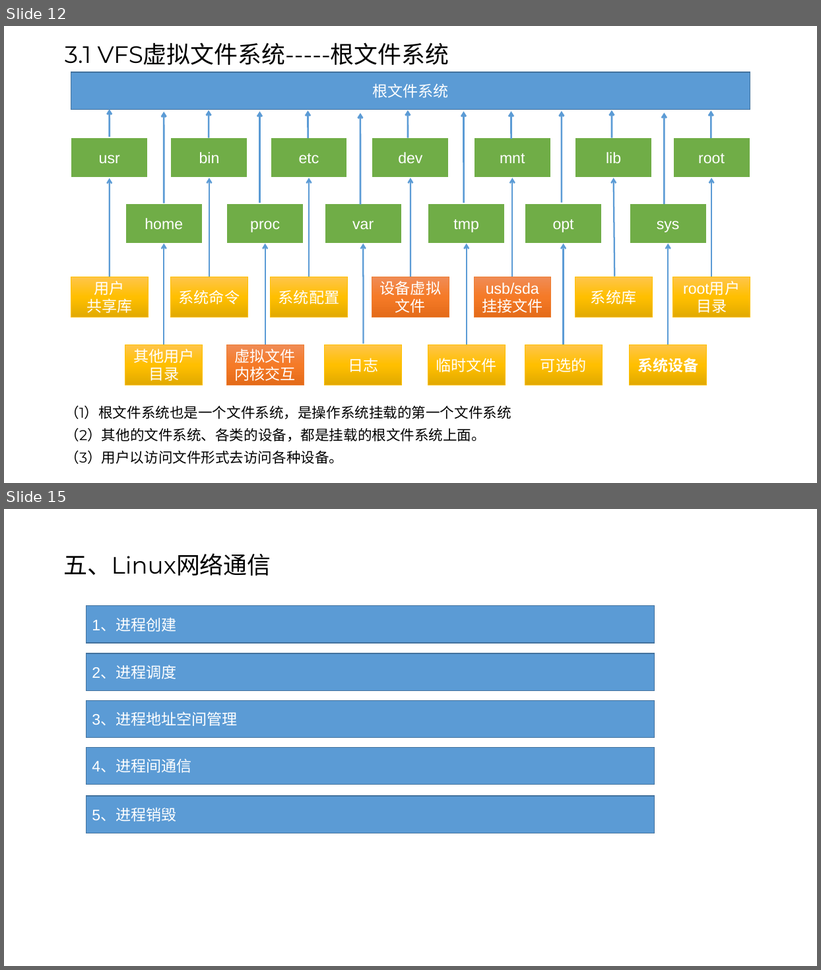
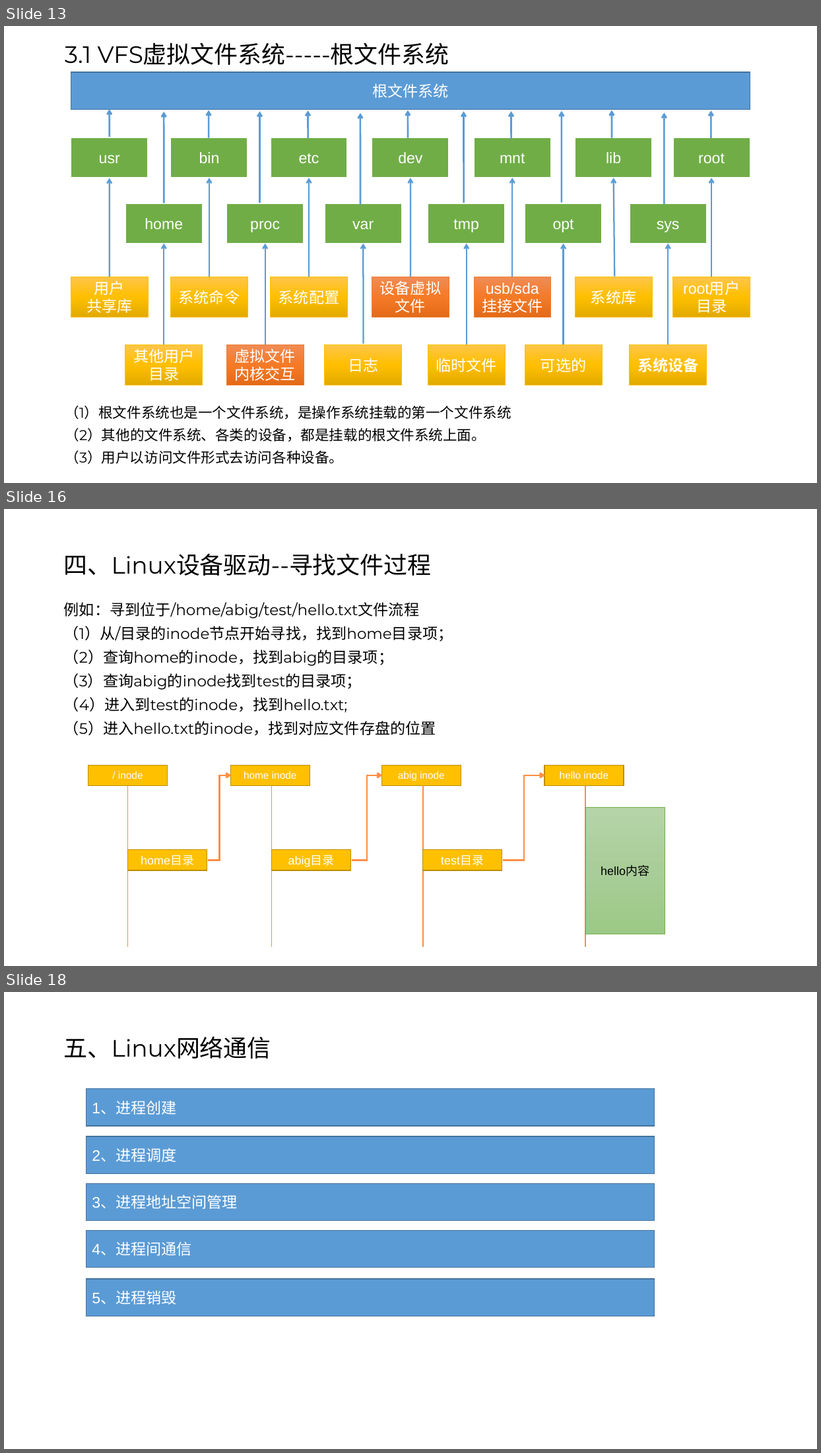
Before and after one commit to Abiggg/Note, a slide deck: note_of_linux/linux.pptx. Shown one above the other, each under a label of ours: slides 12 and 15 before the commit, slides 13, 16 and 18 after it; the slides between them are not shown. The pictures are 821x970 and 821x1453 pixels, drawn with LibreOffice and Linux fonts; fonts in the diff are those of the drawing. Boxes give left, top, right and bottom in pixels: in the first picture for what was removed or moved away, otherwise in the second. Text is boxed around its words. In the diff, an @@ line names an element or a change of style, - is before the commit and + after.

```diff
--- a/note_of_linux/linux.pptx
+++ b/note_of_linux/linux.pptx
@@ slide 16 added at <box>4,509,817,966</box>, background #FFFFFF @@
@@ title added at <box>64,553,431,576</box>, 28 pt, text #000000 @@
+四、Linux设备驱动--寻找文件过程
@@ text added at <box>64,602,453,736</box>, 18 pt, text #000000 @@
+例如：寻到位于/home/abig/test/hello.txt文件流程
+（1）从/目录的inode节点开始寻找，找到home目录项；
+（2）查询home的inode，找到abig的目录项；
+（3）查询abig的inode找到test的目录项；
+（4）进入到test的inode，找到hello.txt;
+（5）进入hello.txt的inode，找到对应文件存盘的位置
@@ rectangle added at <box>88,765,168,786</box>, fill #FFC000, outline #BD8E00 1 pt, 12 pt, text #FFFFFF @@
+/ inode
@@ rectangle added at <box>231,765,310,786</box>, fill #FFC000, outline #BD8E00 1 pt, 12 pt, text #FFFFFF @@
+home inode
@@ rectangle added at <box>382,765,461,786</box>, fill #FFC000, outline #BD8E00 1 pt, 12 pt, text #FFFFFF @@
+abig inode
@@ rectangle added at <box>545,765,624,786</box>, fill #FFC000, outline #BD8E00 1 pt, 12 pt, text #FFFFFF @@
+hello inode
@@ elbow arrow added from (208, 860) to (232, 776), #FF8D41 2 pt @@
@@ elbow arrow added from (352, 860) to (383, 776), #FF8D41 2 pt @@
@@ elbow arrow added from (503, 860) to (545, 776), #FF8D41 2 pt @@
@@ line added from (128, 786) to (128, 947), #FF8D41 1.5 pt @@
@@ line added from (272, 786) to (272, 947), #FF8D41 1.5 pt @@
@@ line added from (423, 786) to (423, 947), #FF8D41 1.5 pt @@
@@ line added from (586, 786) to (586, 947), #FF8D41 1.5 pt @@
@@ rectangle added at <box>586,808,665,935</box>, fill gradient #B5D5A7 to #AACE9A to #9CC987, outline #70AD47 0.5 pt, 14 pt, text #000000 @@
+hello内容
@@ rectangle added at <box>128,850,207,871</box>, fill #FFC000, outline #BD8E00 1 pt, 14 pt, text #FFFFFF @@
+home目录
@@ rectangle added at <box>272,850,351,871</box>, fill #FFC000, outline #BD8E00 1 pt, 14 pt, text #FFFFFF @@
+abig目录
@@ rectangle added at <box>423,850,502,871</box>, fill #FFC000, outline #BD8E00 1 pt, 14 pt, text #FFFFFF @@
+test目录
@@ what was slide 12 is now slide 13 @@
@@ what was slide 15 is now slide 18 @@
```
Also in this commit, not shown: 2 slides changed, 2 other slides added.
